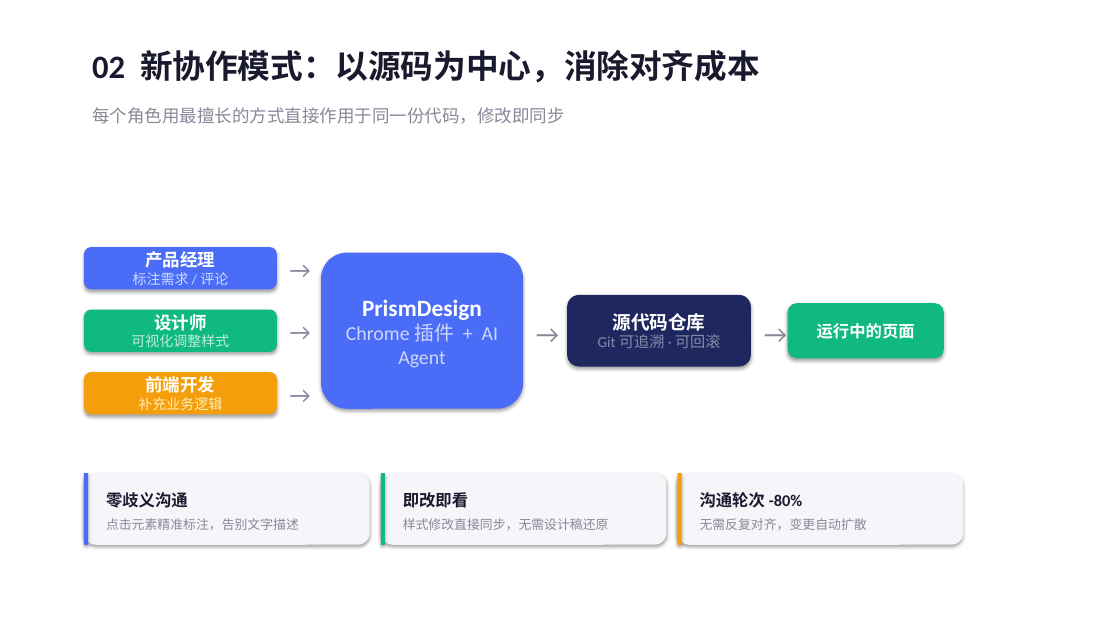
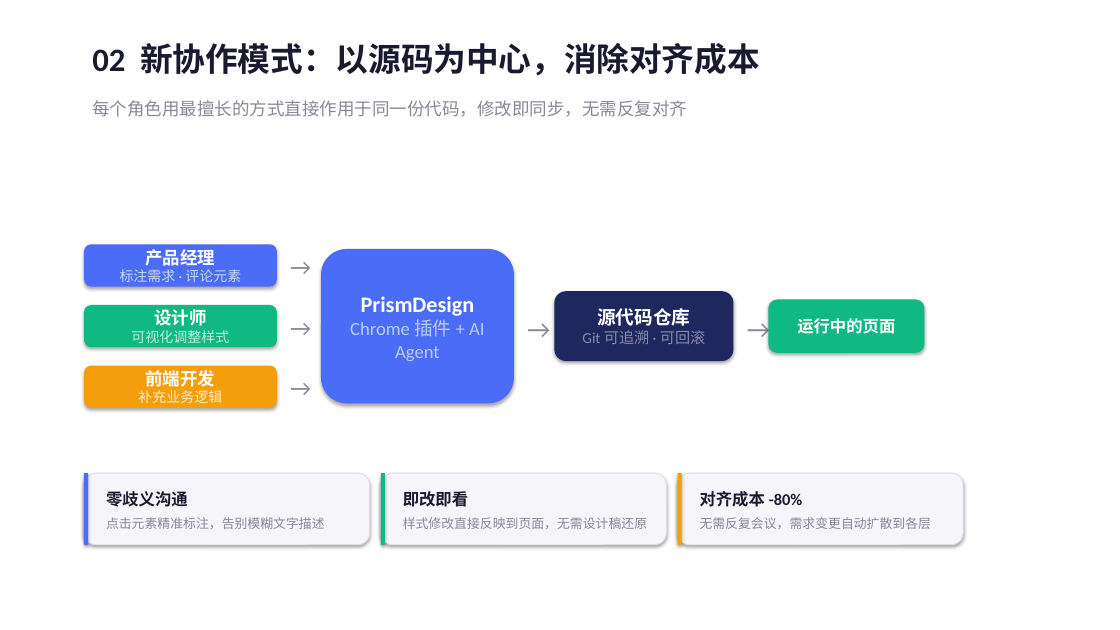
Before and after one commit to Vengean/PrismDesign, a slide deck: slide 5 of docs/PrismDesign-介绍.pptx (slide 2 before the commit). Drawn at 1120x630 pixels with LibreOffice and Linux fonts; fonts in the diff are those of the drawing. Boxes give left, top, right and bottom in pixels: in the first picture for what was removed or moved away, otherwise in the second. Text is boxed around its words. In the diff, an @@ line names an element or a change of style, - is before the commit and + after.

```diff
--- a/docs/PrismDesign-介绍.pptx
+++ b/docs/PrismDesign-介绍.pptx
@@ text "02 新协作模式：以源码为中心，消除对齐成本": place and size @@
-text "02 新协作模式：以源码为中心，消除对齐成本" at <box>92,50,760,83</box>
+text "02 新协作模式：以源码为中心，消除对齐成本" at <box>92,43,760,76</box>
@@ text at <box>92,100,687,117</box>: text changed @@
-每个角色用最擅长的方式直接作用于同一份代码，修改即同步
+每个角色用最擅长的方式直接作用于同一份代码，修改即同步，无需反复对齐
@@ text in rounded rectangle at <box>120,269,241,282</box>: text changed; text colour #CCDDFF to #CCD6FF @@
-标注需求 / 评论
+标注需求 · 评论元素
@@ rounded rectangle "PrismDesign": place and size @@
-rounded rectangle "PrismDesign" at <box>321,253,523,409</box>
+rounded rectangle "PrismDesign" at <box>321,249,514,403</box>
@@ rounded rectangle "PrismDesign" at <box>321,249,514,403</box>: size 20 to 19 pt in "PrismDesign"; size 17 to 16 pt, text colour #CCD6FF to #BBCCFF in "Chrome 插件 + AI Agent" @@
@@ rounded rectangle "源代码仓库": place and size @@
-rounded rectangle "源代码仓库" at <box>567,295,751,366</box>
+rounded rectangle "源代码仓库" at <box>555,292,734,361</box>
@@ text "→": place and size @@
-text "→" at <box>528,313,563,349</box>
+text "→" at <box>519,308,555,344</box>
@@ text "→": place and size @@
-text "→" at <box>755,313,791,349</box>
+text "→" at <box>739,308,774,344</box>
@@ rounded rectangle "运行中的页面": place and size @@
-rounded rectangle "运行中的页面" at <box>788,303,944,359</box>
+rounded rectangle "运行中的页面" at <box>769,300,925,353</box>
@@ 3 texts, 2 rounded rectangles: place and size @@
-3 texts, 2 rounded rectangles at <box>84,251,317,414</box>
+3 texts, 2 rounded rectangles at <box>84,248,318,408</box>
@@ outline none to #DDDDEE 0.75 pt in 3 elements at <box>84,473,370,544</box>, <box>381,473,666,544</box>, <box>678,473,964,544</box> @@
@@ text at <box>700,491,802,507</box>: text changed @@
-沟通轮次 -80%
+对齐成本 -80%
@@ text at <box>106,517,325,529</box>: text changed @@
-点击元素精准标注，告别文字描述
+点击元素精准标注，告别模糊文字描述
@@ text at <box>403,517,647,529</box>: text changed @@
-样式修改直接同步，无需设计稿还原
+样式修改直接反映到页面，无需设计稿还原
@@ text at <box>700,517,931,529</box>: text changed @@
-无需反复对齐，变更自动扩散
+无需反复会议，需求变更自动扩散到各层
```
Also in this commit, not shown: 2 other slides changed, 6 slides added, 2 other files.
